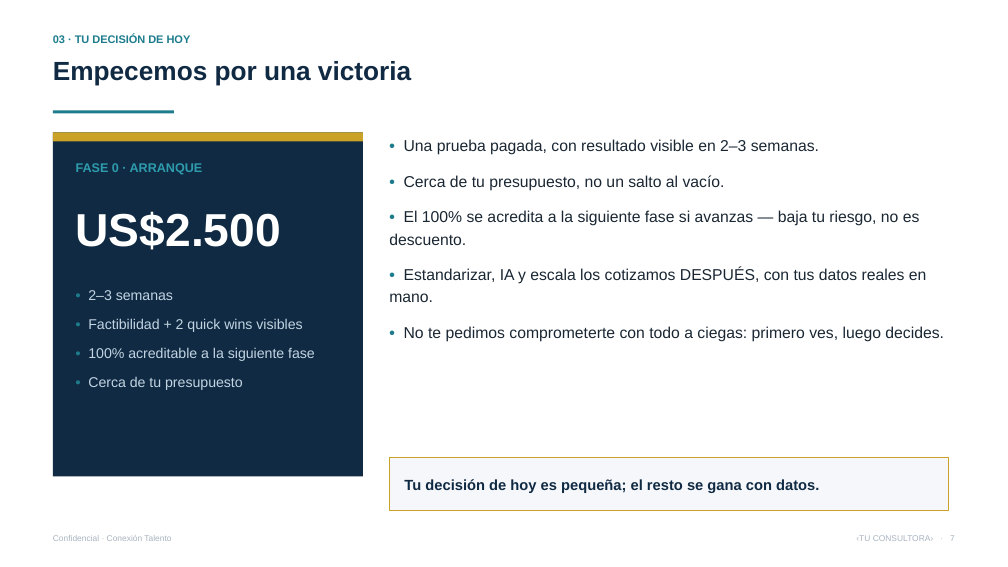
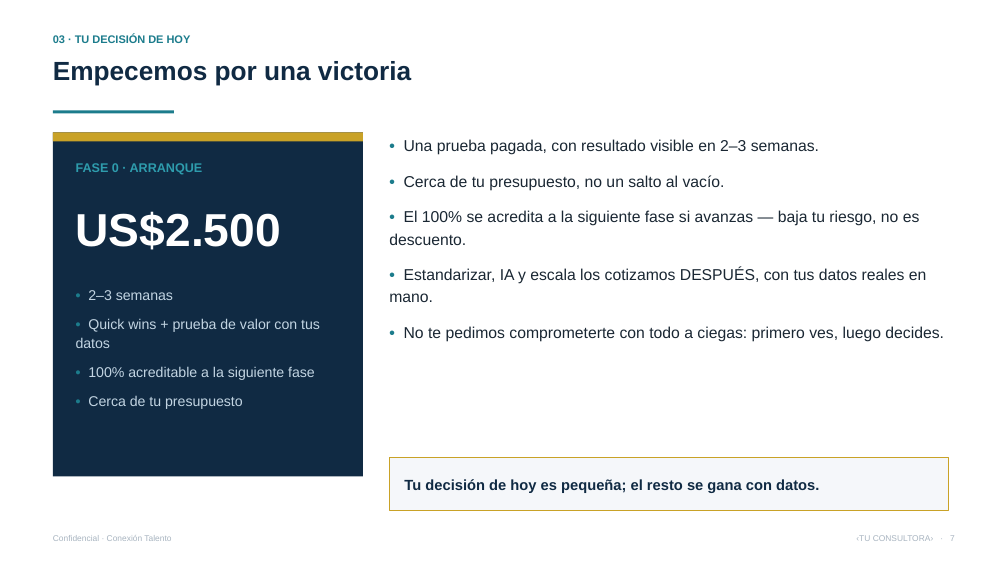
Before and after one commit to vverlaine/conexion-talento-ia, a slide deck: slide 7 of 04-propuesta/Presentacion-Conexion-Talento.pptx. Drawn at 1008x567 pixels with LibreOffice and Linux fonts; fonts in the diff are those of the drawing. Boxes give left, top, right and bottom in pixels: in the first picture for what was removed or moved away, otherwise in the second. Text is boxed around its words. In the diff, an @@ line names an element or a change of style, - is before the commit and + after.

```diff
--- a/04-propuesta/Presentacion-Conexion-Talento.pptx
+++ b/04-propuesta/Presentacion-Conexion-Talento.pptx
@@ text at (x1=76, y1=318, x2=320, y2=348): text changed @@
-• Factibilidad + 2 quick wins visibles
+• Quick wins + prueba de valor con tus datos
```
Also in this commit, not shown: 3 other slides changed, 6 other files.
